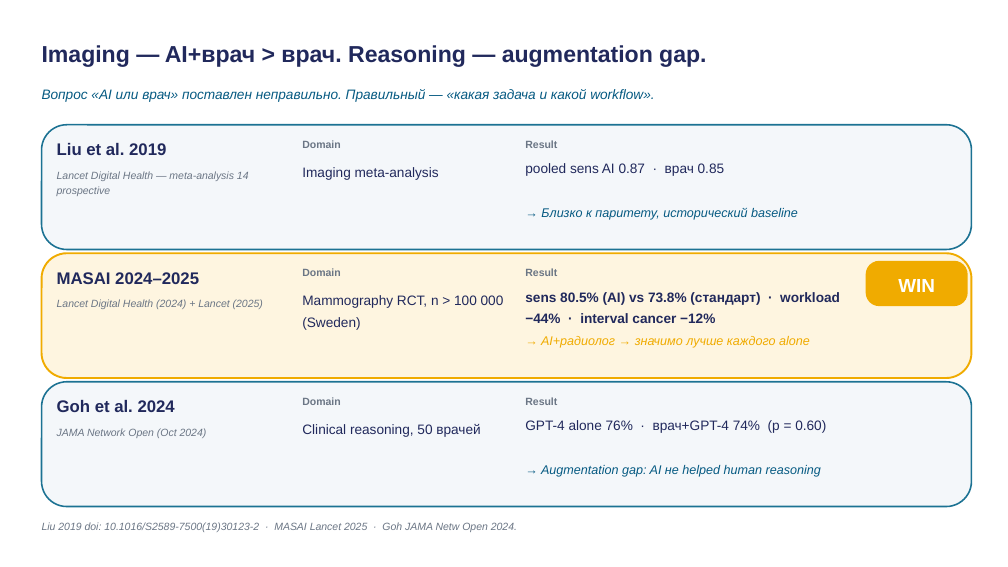
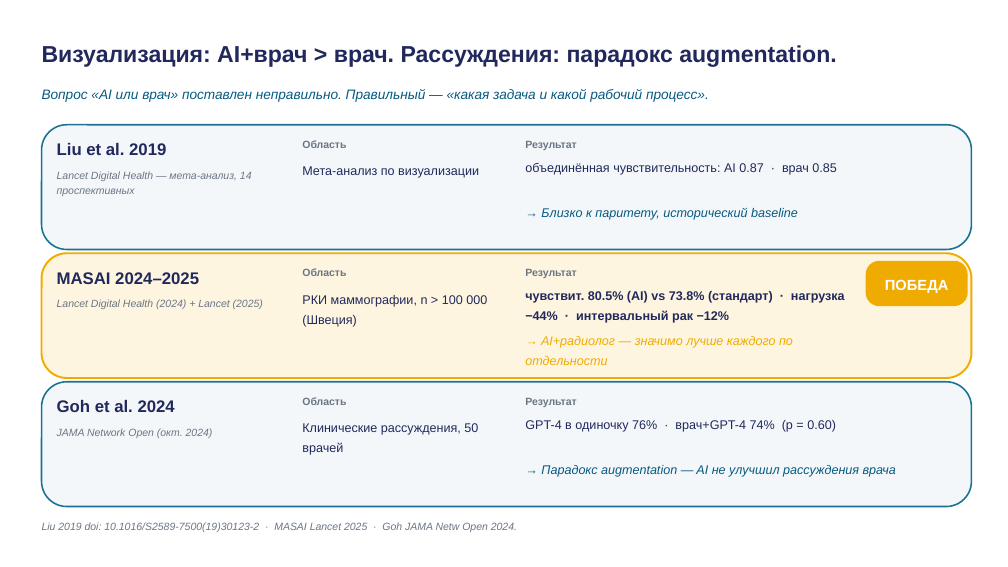
Before and after one commit to tellina-study/AI-usage-lessons, a slide deck: slide 11 of library/lectures/lec-04/rendered/lec-04.pptx. Drawn at 1008x567 pixels with LibreOffice and Linux fonts; fonts in the diff are those of the drawing. Boxes give left, top, right and bottom in pixels: in the first picture for what was removed or moved away, otherwise in the second. Text is boxed around its words. In the diff, an @@ line names an element or a change of style, - is before the commit and + after.

```diff
--- a/library/lectures/lec-04/rendered/lec-04.pptx
+++ b/library/lectures/lec-04/rendered/lec-04.pptx
@@ text at (42,45,836,67): text changed @@
-Imaging — AI+врач > врач. Reasoning — augmentation gap.
+Визуализация: AI+врач > врач. Рассуждения: парадокс augmentation.
@@ text at (42,89,709,102): text changed @@
-Вопрос «AI или врач» поставлен неправильно. Правильный — «какая задача и какой workflow».
+Вопрос «AI или врач» поставлен неправильно. Правильный — «какая задача и какой рабочий процесс».
@@ text at (302,140,346,148): text changed @@
-Domain
+Область
@@ text at (525,141,576,150): text changed @@
-Result
+Результат
@@ text at (57,171,252,196): text changed @@
-Lancet Digital Health — meta-analysis 14 prospective
+Lancet Digital Health — мета-анализ, 14 проспективных
@@ text at (302,166,479,178): text changed; size 13 to 12 pt @@
-Imaging meta-analysis
+Мета-анализ по визуализации
@@ text at (525,163,836,175): text changed; size 13 to 12 pt @@
-pooled sens AI 0.87 · врач 0.85
+объединённая чувствительность: AI 0.87 · врач 0.85
@@ text at (302,268,346,276): text changed @@
-Domain
+Область
@@ text at (525,269,576,278): text changed @@
-Result
+Результат
@@ text at (302,295,487,327): text changed; size 13 to 12 pt @@
-Mammography RCT, n > 100 000 (Sweden)
+РКИ маммографии, n > 100 000 (Швеция)
@@ text at (525,291,845,323): text changed; size 13 to 12 pt @@
-sens 80.5% (AI) vs 73.8% (стандарт) · workload −44% · interval cancer −12%
+чувствит. 80.5% (AI) vs 73.8% (стандарт) · нагрузка −44% · интервальный рак −12%
@@ text at (885,279,949,293): text changed; size 18 to 14 pt @@
-WIN
+ПОБЕДА
@@ text at (525,336,793,365): text changed @@
-→ AI+радиолог → значимо лучше каждого alone
+→ AI+радиолог — значимо лучше каждого по отдельности
@@ text at (302,397,346,405): text changed @@
-Domain
+Область
@@ text at (525,398,576,407): text changed @@
-Result
+Результат
@@ text at (57,428,213,438): text changed @@
-JAMA Network Open (Oct 2024)
+JAMA Network Open (окт. 2024)
@@ text at (302,423,478,455): text changed; size 13 to 12 pt @@
-Clinical reasoning, 50 врачей
+Клинические рассуждения, 50 врачей
@@ text at (525,420,836,432): text changed; size 13 to 12 pt @@
-GPT-4 alone 76% · врач+GPT-4 74% (p = 0.60)
+GPT-4 в одиночку 76% · врач+GPT-4 74% (p = 0.60)
@@ text at (541,465,896,477): text changed @@
-→ Augmentation gap: AI не helped human reasoning
+→ Парадокс augmentation — AI не улучшил рассуждения врача
```
Also in this commit, not shown: 25 other slides changed, 1 slide added, 1 slide removed, 35 other files.
